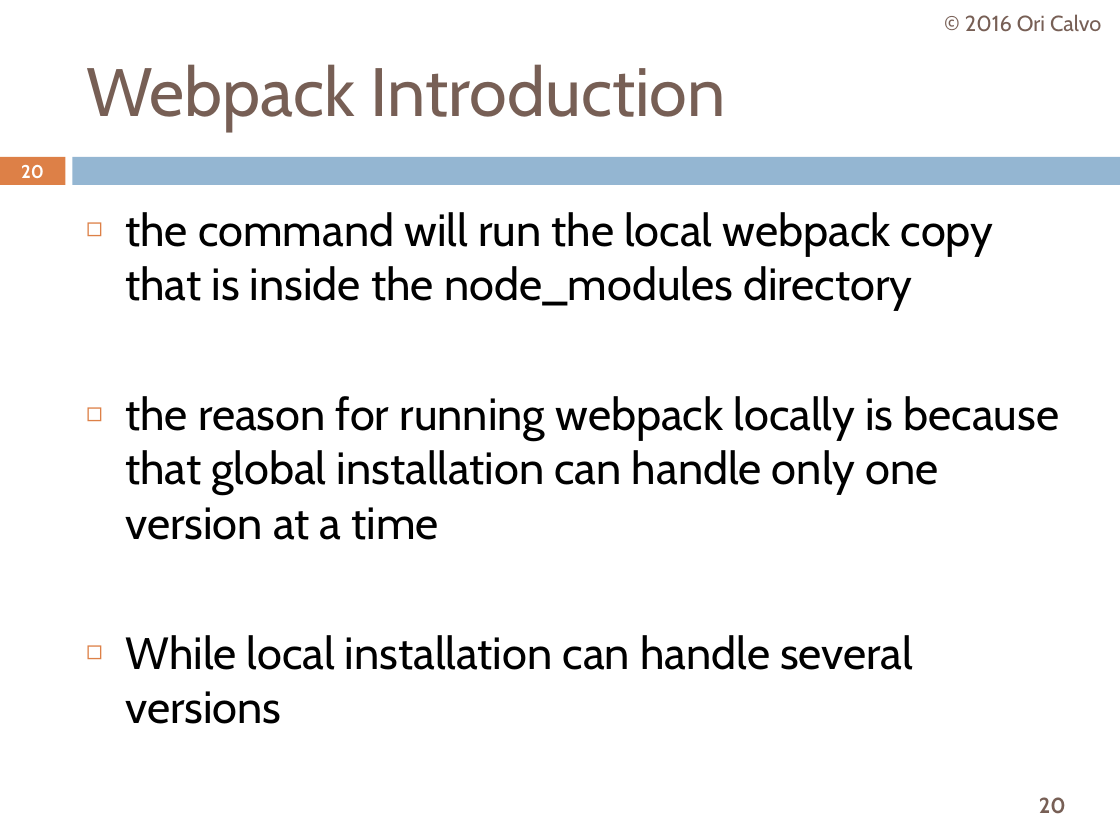
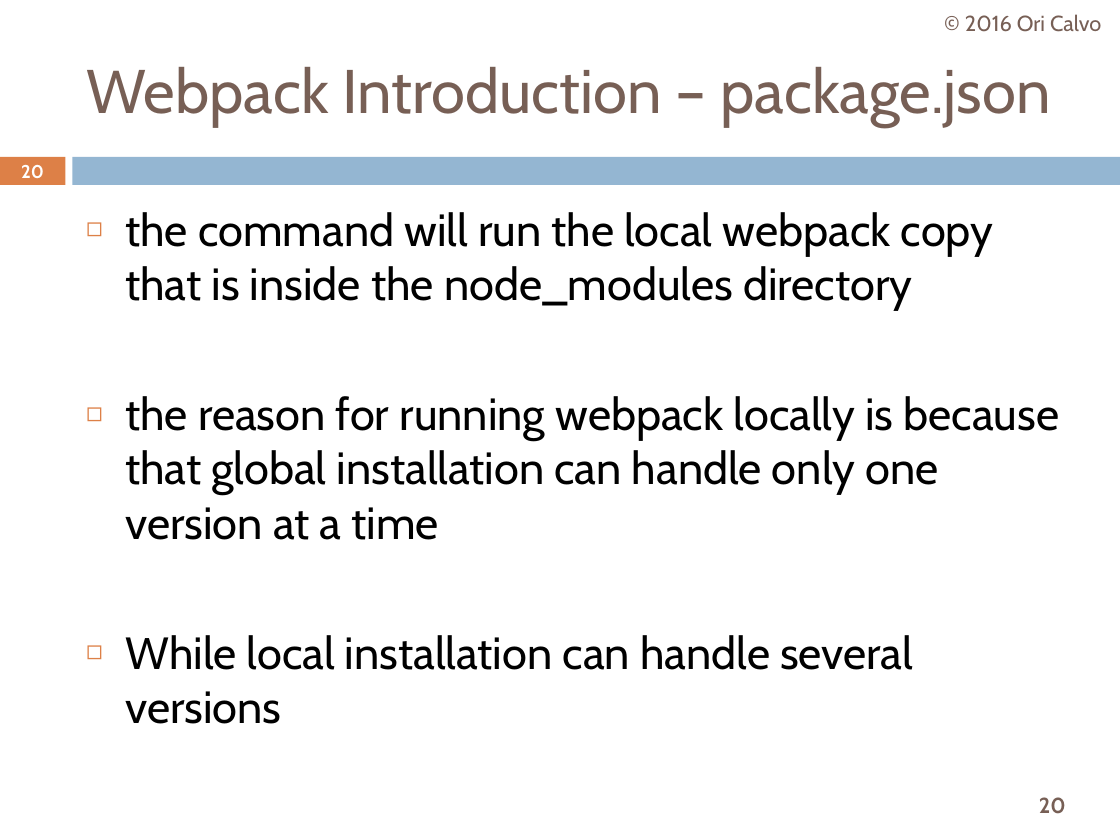
Before and after one commit to oricalvo/course-webpack, a slide deck: slide 20 of Webpack.pptx. Drawn at 1120x840 pixels with LibreOffice and Linux fonts; fonts in the diff are those of the drawing. Boxes give left, top, right and bottom in pixels: in the first picture for what was removed or moved away, otherwise in the second. Text is boxed around its words. In the diff, an @@ line names an element or a change of style, - is before the commit and + after.

```diff
--- a/Webpack.pptx
+++ b/Webpack.pptx
@@ title at [86,67,1050,127]: text changed; size 44 to 39.6 pt @@
-Webpack Introduction
+Webpack Introduction – package.json
```
Also in this commit, not shown: 81 other slides changed, 4 slides added.
